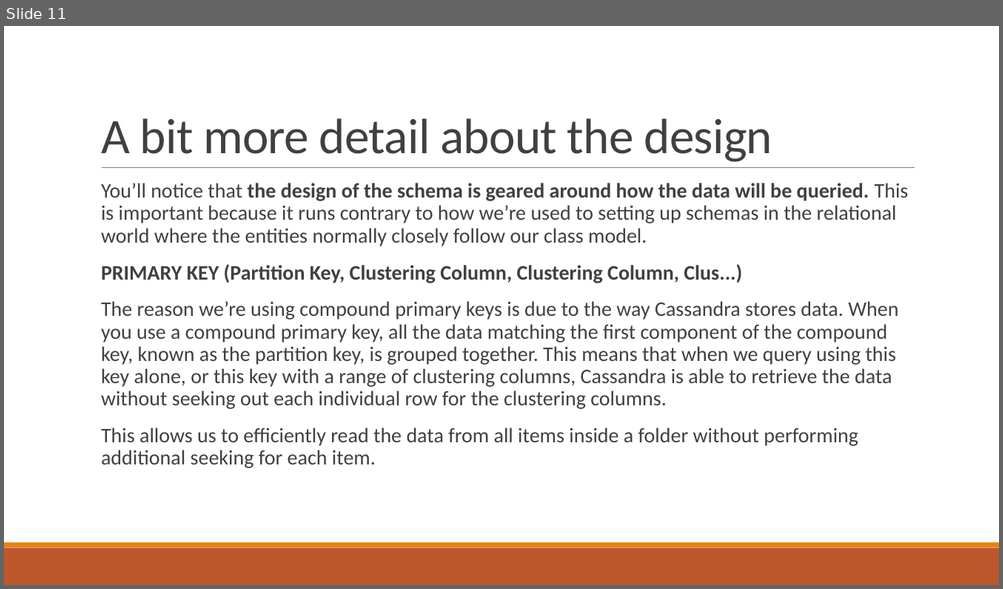
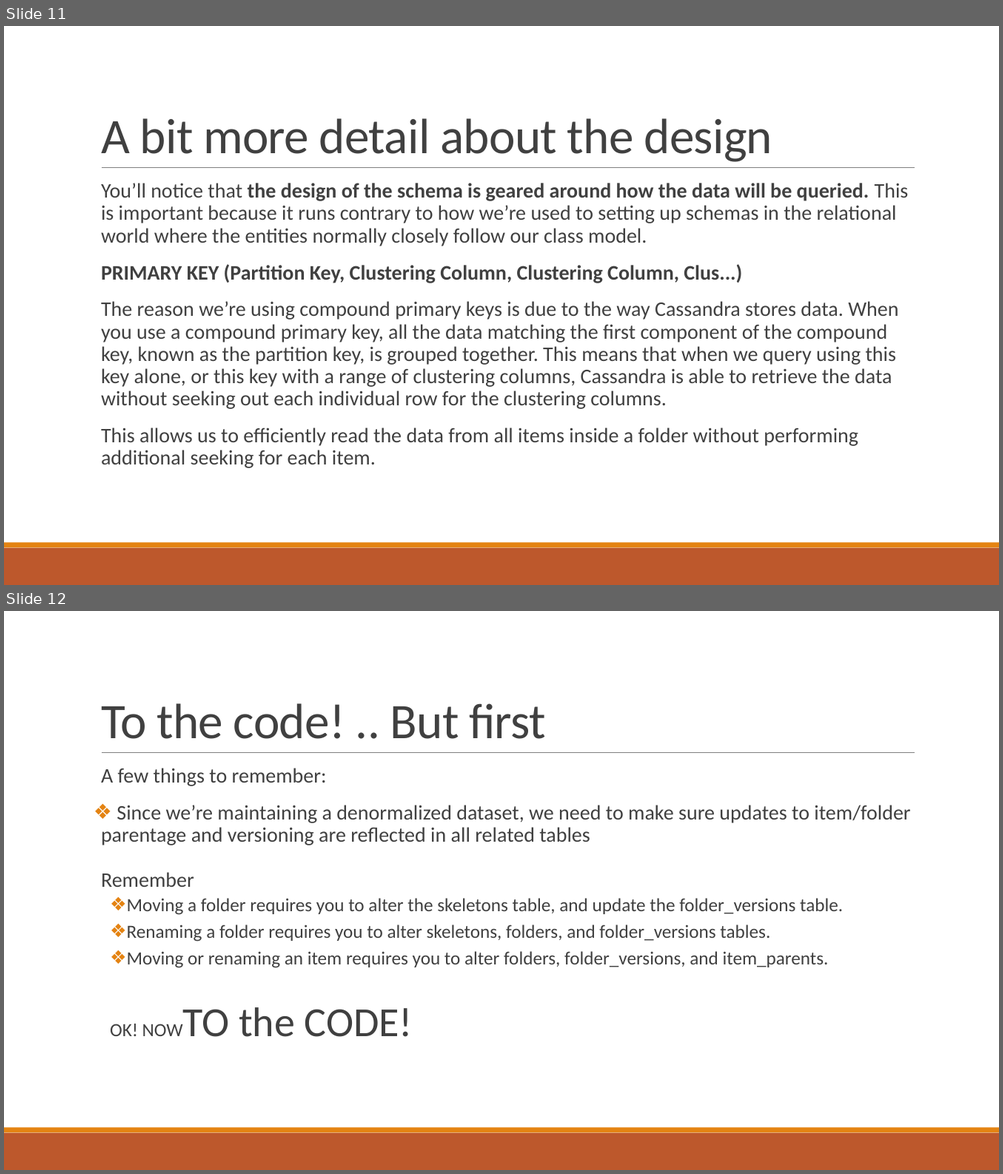
Before and after one commit to IslandzVW/opensim-cql-inventory, a slide deck: presentation/Scaling OpenSimulator Inventory using NoSQL.pptx. Shown one above the other, each under a label of ours: slide 11 before the commit, slides 11 and 12 after it. The pictures are 1003x589 and 1003x1174 pixels, drawn with LibreOffice and Linux fonts; fonts in the diff are those of the drawing. Boxes give left, top, right and bottom in pixels: in the first picture for what was removed or moved away, otherwise in the second. Text is boxed around its words. In the diff, an @@ line names an element or a change of style, - is before the commit and + after.

Commit message:
Finished Presentation  - Commit the finished presentation slides.  - Commit the (hopefully) final CQL schema.cql  - Commit the initial project

```diff
--- a/presentation/Scaling OpenSimulator Inventory using NoSQL.pptx
+++ b/presentation/Scaling OpenSimulator Inventory using NoSQL.pptx
@@ slide 12 added at (4, 611, 999, 1170), background #FFFFFF; not listed: 3 template elements that a slide beside it also shows @@
@@ title added at (101, 703, 545, 739), 48 pt, text #404040 @@
+To the code! .. But first
@@ text added at (101, 768, 910, 1037), 18 pt, text #404040 @@
+  A few things to remember:
+❖ Since we’re maintaining a denormalized dataset, we need to make sure updates to item/folder parentage and versioning are reflected in all related tables
+  Remember
+  ❖ Moving a folder requires you to alter the skeletons table, and update the folder_versions table.
+  ❖ Renaming a folder requires you to alter skeletons, folders, and folder_versions tables.
+  ❖ Moving or renaming an item requires you to alter folders, folder_versions, and item_parents.
+  OK! NOWTO the CODE!
```
Also in this commit, not shown: 5 other files.
